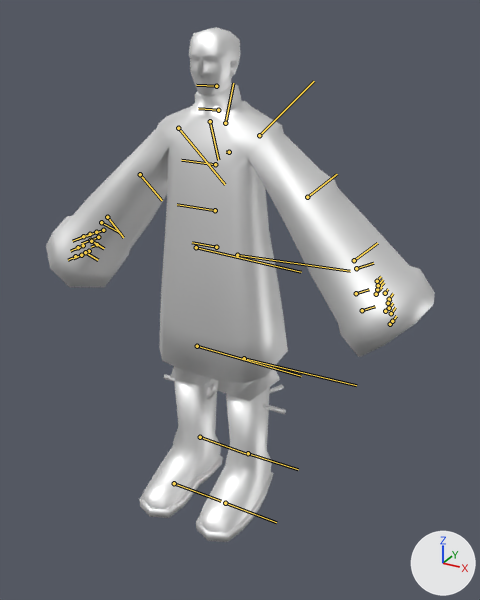
One commit to the FBX model BombRushMP.Editor/Assets/Xmas/NPC/DJNPC.fbx: the scene before it, then after it.
The view is the same before and after, from a 50 mm lens placed at (1.098, -1.816, 1.719), pointed at (0.202, -0.187, 0.905). Every picture has the same lights, and +X, +Y and +Z are marked at lower right. The bones that bend it are drawn over the model as lines.

Objects in the first picture: 'meshNoMask'.
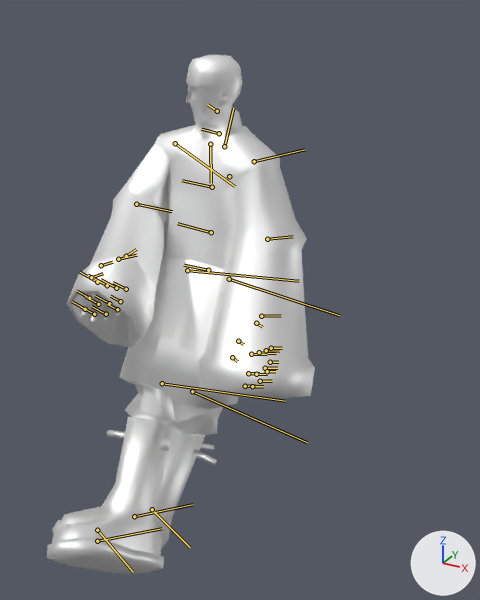
The newer file adds an action. The first version stands in its rest pose; the second is drawn at frame 1 of the action 'Hide Note'.

Where the change shows, as pixel boxes (x1, y1, x2, y2) in the pictures (480 x 600 px):
'meshNoMask', posed (31% narrower): before (46, 27, 435, 542); after (47, 55, 315, 574)
bone 'root', root to tip: before (216, 247) to (192, 242); after (208, 270) to (184, 265)
bone 'leg1l', root to tip: before (237, 255) to (350, 271); after (229, 279) to (339, 315)
bone 'footl', root to tip: before (248, 453) to (298, 469); after (152, 509) to (190, 547)
bone 'leg1r', root to tip: before (196, 247) to (301, 272); after (187, 270) to (299, 281)
bone 'footr', root to tip: before (200, 437) to (245, 453); after (134, 516) to (193, 504)
bone 's1', root to tip: before (215, 210) to (177, 204); after (211, 232) to (177, 223)
bone 's2', root to tip: before (215, 164) to (181, 160); after (212, 187) to (182, 180)
bone 'neck', root to tip: before (218, 110) to (198, 108); after (219, 133) to (201, 129)
bone 'head', root to tip: before (216, 86) to (196, 85); after (217, 111) to (207, 104)
bone 'arm1l', root to tip: before (259, 135) to (314, 81); after (254, 161) to (305, 149)
bone 'arm2l', root to tip: before (307, 197) to (337, 174); after (267, 239) to (293, 236)
bone 'shldr', root to tip: before (210, 121) to (218, 160); after (210, 144) to (211, 183)
bone 'arm1r', root to tip: before (178, 128) to (225, 184); after (175, 143) to (235, 186)
bone 'arm2r', root to tip: before (140, 174) to (162, 200); after (136, 204) to (172, 211)
bone 'handr', root to tip: before (107, 217) to (123, 237); after (126, 256) to (136, 249)

What the commit changed:
Bone 'root' (bone_root) moves from (0.0, 0.0, 0.0) to (-0.064, 0.0, 0.056).
Bone 'root' (bone_root) turns from (0, 0, 0) to (0, 12, 0) degrees about its own x, y and z.
Bone 'leg1l' (bone_leg1l) turns from (0, 0, 0) to (-1, -17, -9) degrees about its own x, y and z.
Bone 'footl' (bone_footl) turns from (0, 0, 0) to (5, -7, -20) degrees about its own x, y and z.
Bone 'leg1r' (bone_leg1r) turns from (0, 0, 0) to (-9, -29, 11) degrees about its own x, y and z.
Bone 'footr' (bone_footr) turns from (0, 0, 0) to (20, -8, 0) degrees about its own x, y and z.
Bone 's1' (bone_s1) turns from (0, 0, 0) to (-9, -12, -1) degrees about its own x, y and z.
Bone 's2' (bone_s2) turns from (0, 0, 0) to (0, 4, 0) degrees about its own x, y and z.
Bone 'neck' (bone_neck) turns from (0, 0, 0) to (-1, -8, -4) degrees about its own x, y and z.
Bone 'head' (bone_head) turns from (0, 0, 0) to (-24, -4, 0) degrees about its own x, y and z.
Bone 'arm1l' (bone_arm1l) turns from (0, 0, 0) to (16, 0, -27) degrees about its own x, y and z.
Bone 'arm2l' (bone_arm2l) turns from (0, 0, 0) to (0, -19, 3) degrees about its own x, y and z.
Bone 'shldr' (bone_shldr) turns from (0, 0, 0) to (0, -19, -9) degrees about its own x, y and z.
Bone 'arm1r' (bone_arm1r) turns from (0, 0, 0) to (-4, -11, 25) degrees about its own x, y and z.
Bone 'arm2r' (bone_arm2r) turns from (0, 0, 0) to (-29, -50, 44) degrees about its own x, y and z.
Bone 'handr' (bone_handr) turns from (0, 0, 0) to (68, 21, -14) degrees about its own x, y and z.
